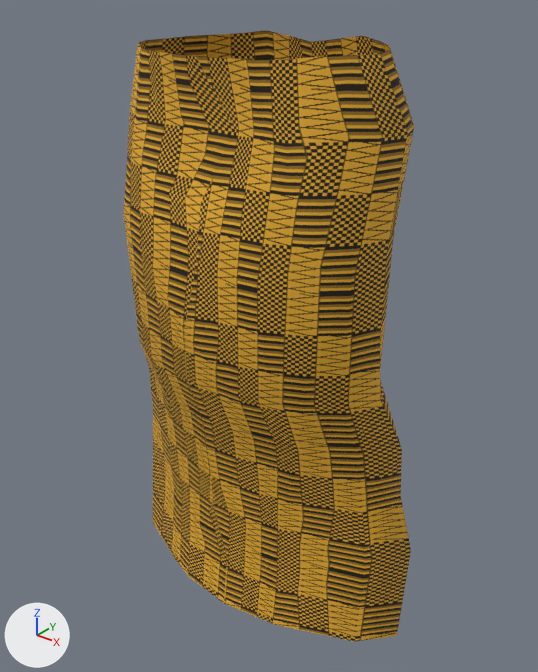
Before and after pictures for a commit that changed the glTF model client/public/assets/characters/prototype/parts/bottom_kenteskirt_female_lod1.glb.
Camera for both pictures: a 50 mm lens placed at (0.616, -0.783, 0.992), pointed at (0.009, -0.024, 0.521). The lights are fixed; the arrows at lower left show +X, +Y and +Z. The picture after the commit comes second.

Before the edit, the objects in view are built like this:
```python
me_awd_w_bottom_kenteskirt_l1 = bpy.data.meshes.new('AWD_W_bottom_kenteskirt_l1')
me_awd_w_bottom_kenteskirt_l1.from_pydata(...)  # 158 vertices, 280 faces; spans x -0.26..0.26, y -0.174..0.098, z 0.101..0.922
me_awd_w_bottom_kenteskirt_l1.materials.append(mat_awd_fabric_kente_kenteskirt)
ob_awd_w_bottom_kenteskirt_l1 = bpy.data.objects.new('AWD_W_bottom_kenteskirt_l1', me_awd_w_bottom_kenteskirt_l1)
ob_awd_w_bottom_kenteskirt_l1.location = (0.0, 0.0, 0.0)
```
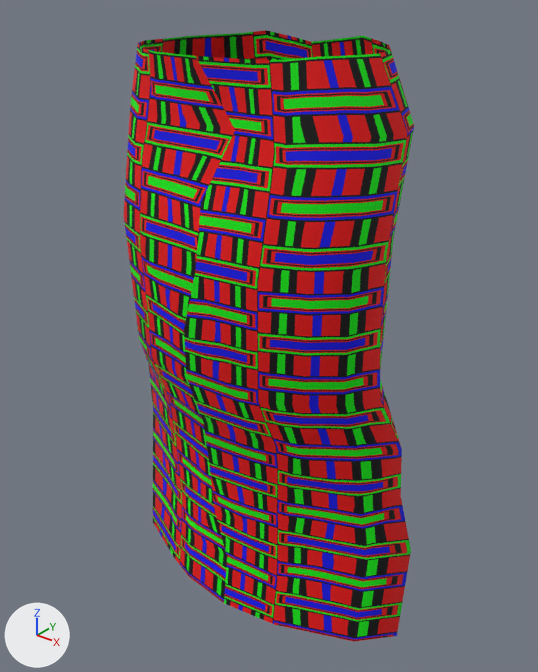
Changed parts and their boxes (x1, y1, x2, y2) in the pictures (538 x 672 px):
'AWD_W_bottom_kenteskirt_l1', recoloured: (124, 30, 414, 642) in both

The edits, one by one:
Picture 'awd_kente_mask' (img_awd_kente_mask) is new.
Material 'AWD_Kente_kenteskirt' (mat_awd_kente_kenteskirt) is new.
Its texture is img_awd_kente_mask.
Its roughness is 0.8.
me_awd_w_bottom_kenteskirt_l1 has 158 vertices, 280 faces and spans x -0.26..0.26, y -0.174..0.098, z 0.101..0.922.
me_awd_w_bottom_kenteskirt_l1 no longer uses material mat_awd_fabric_kente_kenteskirt.
me_awd_w_bottom_kenteskirt_l1 gains material mat_awd_kente_kenteskirt (picture img_awd_kente_mask).
